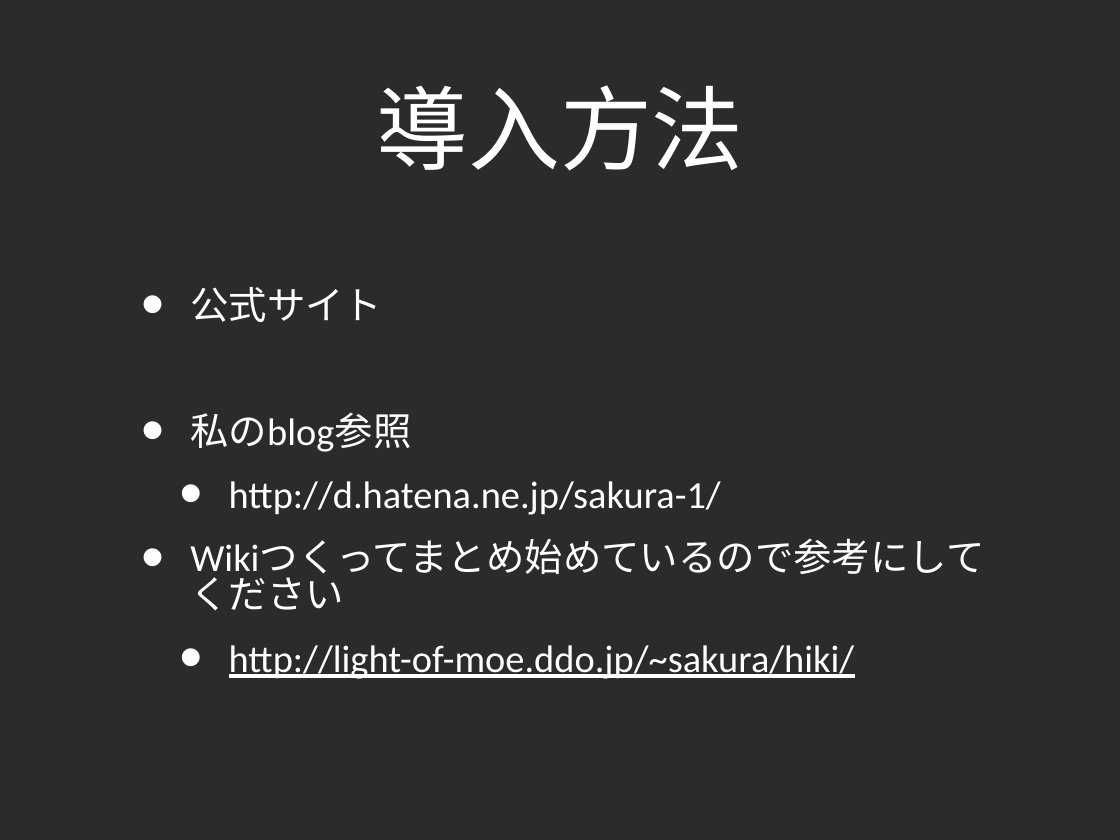
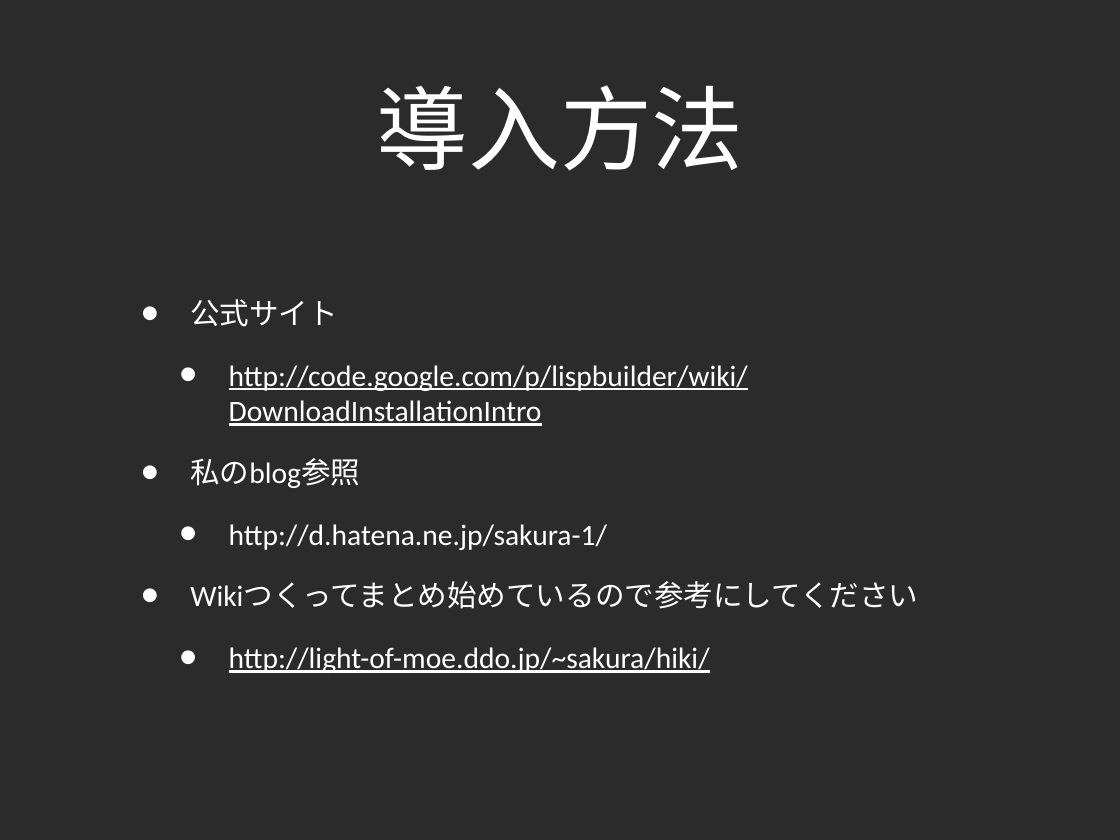
Before and after one commit to lambdasakura/doc, a slide deck: slide 13 of zengeren/fast_game_development_2010:02:12.ppt (slide 14 before the commit). Drawn at 1120x840 pixels with LibreOffice and Linux fonts; fonts in the diff are those of the drawing; background and template pictures are left out; a plain dark background stands for a picture behind light text. Boxes give left, top, right and bottom in pixels: in the first picture for what was removed or moved away, otherwise in the second. Text is boxed around its words. In the diff, an @@ line names an element or a change of style, - is before the commit and + after.

```diff
--- a/zengeren/fast_game_development_2010:02:12.ppt
+++ b/zengeren/fast_game_development_2010:02:12.ppt
@@ text at (190,299,918,673): size 35.1 to 27 pt in "公式サイト", "私のblog参照", "http://d.hatena.ne.jp/sakura-1/", "Wikiつくってまとめ始めているので参考にしてください" and 1 more places; line spacing 0.8 to 1 @@
@@ text at (229,365,748,426): paragraph added @@
+  • http://code.google.com/p/lispbuilder/wiki/DownloadInstallationIntro
```
Also in this commit, not shown: 12 other slides changed, 7 slides added, 1 slide removed, 1 other file.
